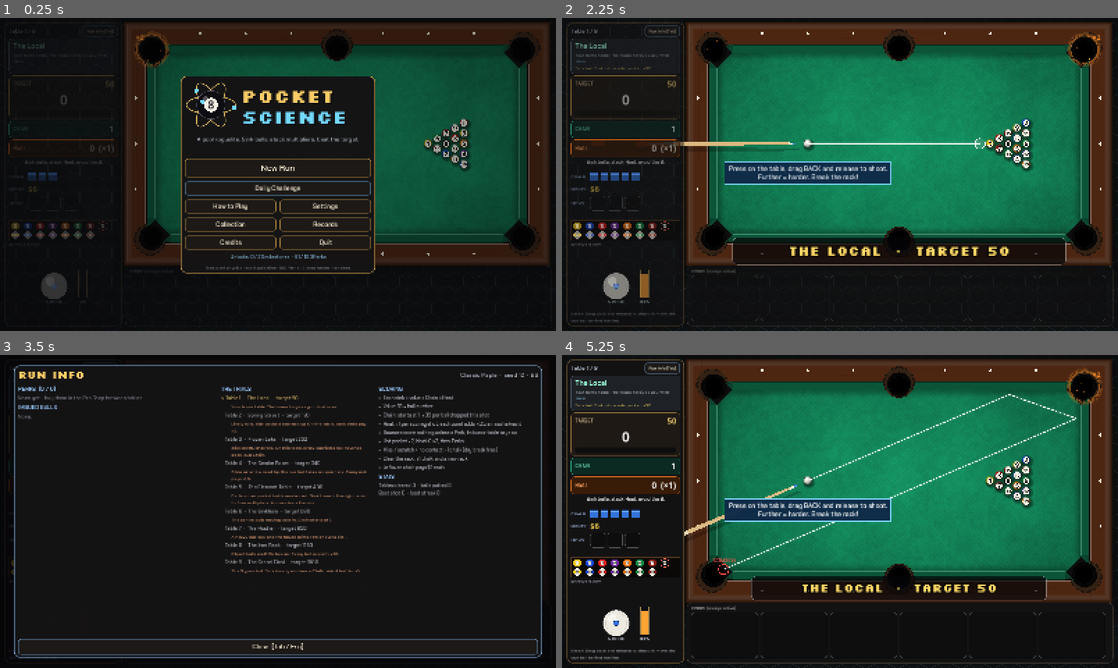
Above: before the commit, frames 1-4 (two rows, left to right).
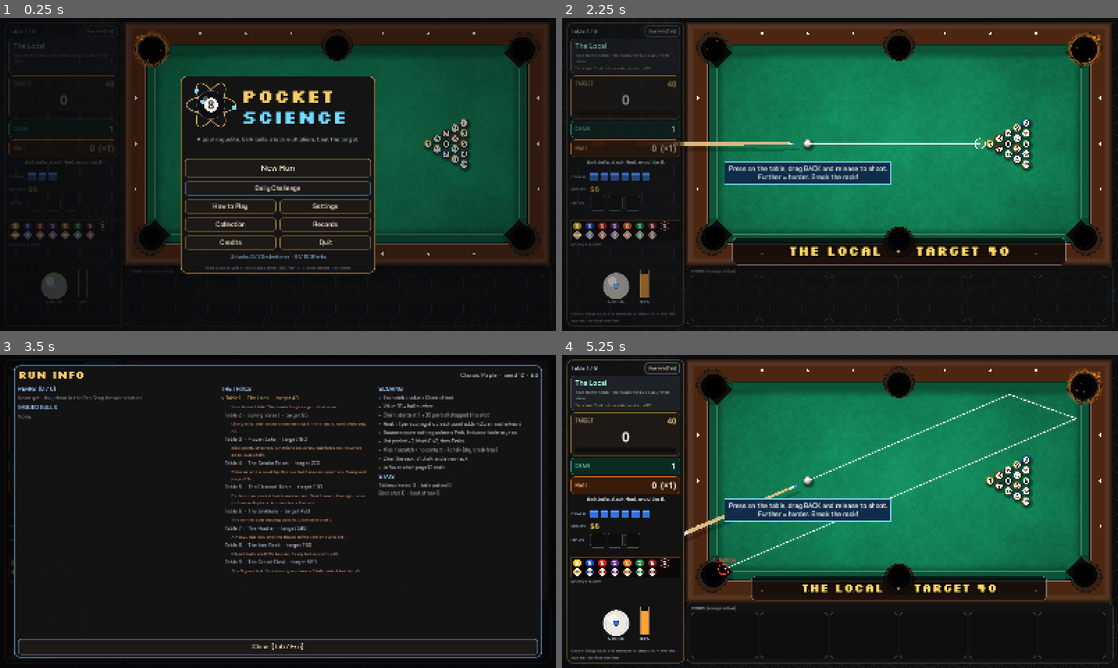
Above: after the commit, the same moments.

Repository: jordanbenjaminmitchell/pocket-science
Game: Godot game, scene res://main.tscn
Two runs of this game, one before a commit and one after it. Both use one fixed random seed, a clock stepped at 60 frames per second and the inputs below.
Inputs (mouse positions are in pixels of both pictures, inside the frame that each line leads up to):
- Up to frame 1 (0.25 s): no input
- Up to frame 2 (2.25 s): click "New Run" at 0.5 s; click (712, 77) at 1.27 s; type "12" at 1.35 s; click "Choose" at 2 s
- Up to frame 3 (3.5 s): click "Run info [Tab]" at 2.75 s
- Up to frame 4 (5.25 s): tap Enter at 3.5, 5, 5.1 s; drag from (617, 624) to (895, 442) at 3.52 s; tap Space at 4.25 s; drag from (728, 527) to (812, 574) at 4.27 s; move the mouse to (895, 442) at 5.02 s; hold Right (ui_right) from 5.03 s (still down)

The runs differ from the first frame. In frame 1, less than 0.1% of the frame differs, in the area x 19-20%, y 20-21%; in frame 2, less than 0.1%; in frame 3, 0.1%, in the area x 52-58%, y 12-67%; in frame 4, less than 0.1%.

Commit message:
Make runs easier: 6 Chalk a table and lower targets
Simulated experts now win about a third of runs and average players reach table 6.

Diff:
--- a/src/game/catalog.gd
+++ b/src/game/catalog.gd
@@ -345,15 +345,15 @@
 
 ## The nine-table tour. "boss" fixes a table; otherwise one is drawn from "tier".
 const TABLES := [
-	{"target": 50, "boss": "local"},
-	{"target": 120, "tier": 1},
-	{"target": 230, "tier": 1},
-	{"target": 340, "tier": 2},
-	{"target": 480, "boss": "elements"},
-	{"target": 680, "tier": 2},
-	{"target": 850, "tier": 3},
-	{"target": 1150, "tier": 3},
-	{"target": 1600, "boss": "final"},
+	{"target": 40, "boss": "local"},
+	{"target": 95, "tier": 1},
+	{"target": 180, "tier": 1},
+	{"target": 270, "tier": 2},
+	{"target": 380, "boss": "elements"},
+	{"target": 480, "tier": 2},
+	{"target": 590, "tier": 3},
+	{"target": 760, "tier": 3},
+	{"target": 960, "boss": "final"},
 ]
 
 
--- a/src/game/run_state.gd
+++ b/src/game/run_state.gd
@@ -4,7 +4,7 @@
 ## the table sequence and the shop.
 
 const MAX_PERKS := 6
-const BASE_CHALK := 5
+const BASE_CHALK := 6
 
 var seed_value := 0
 var cue := "maple"
